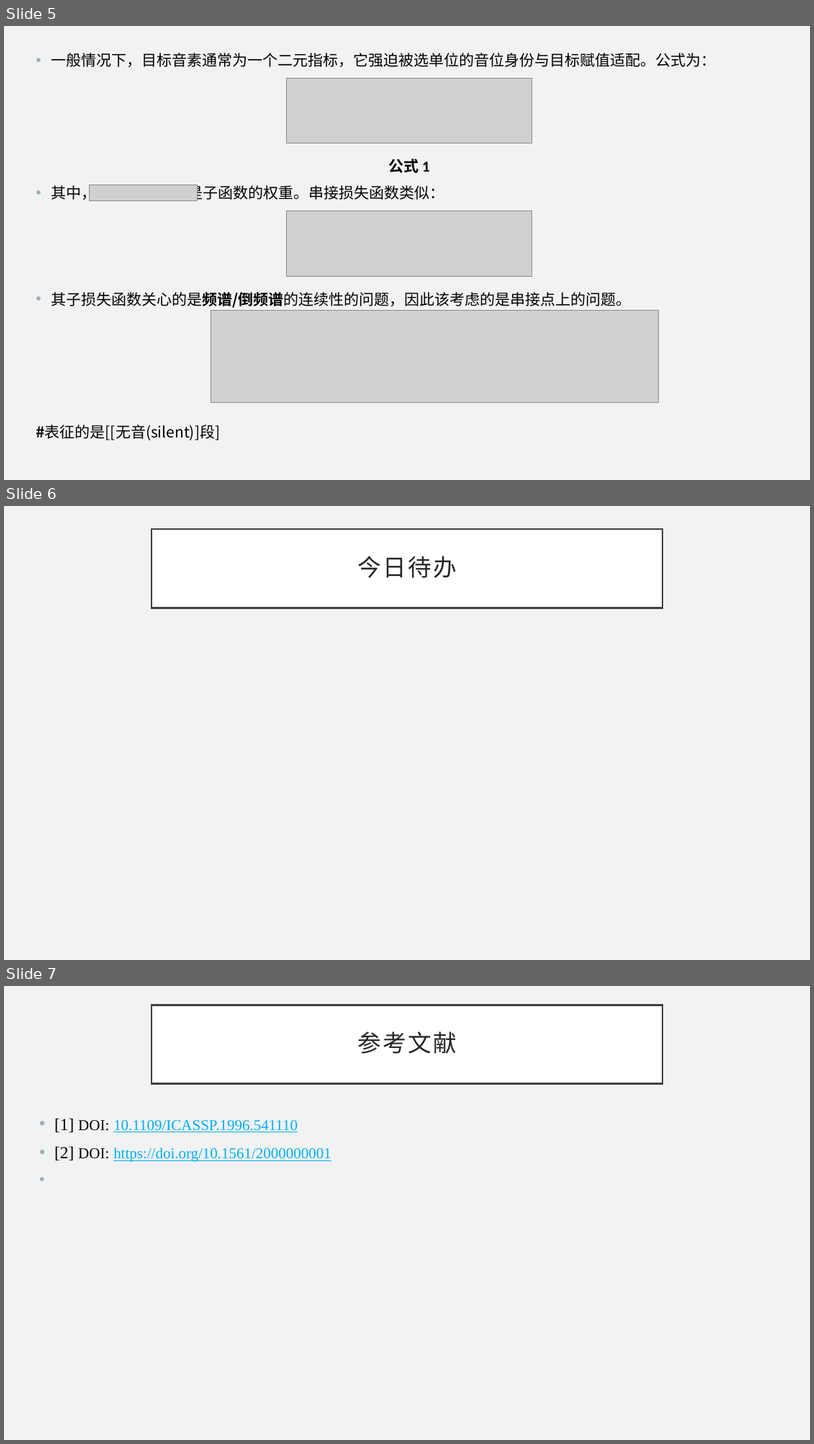
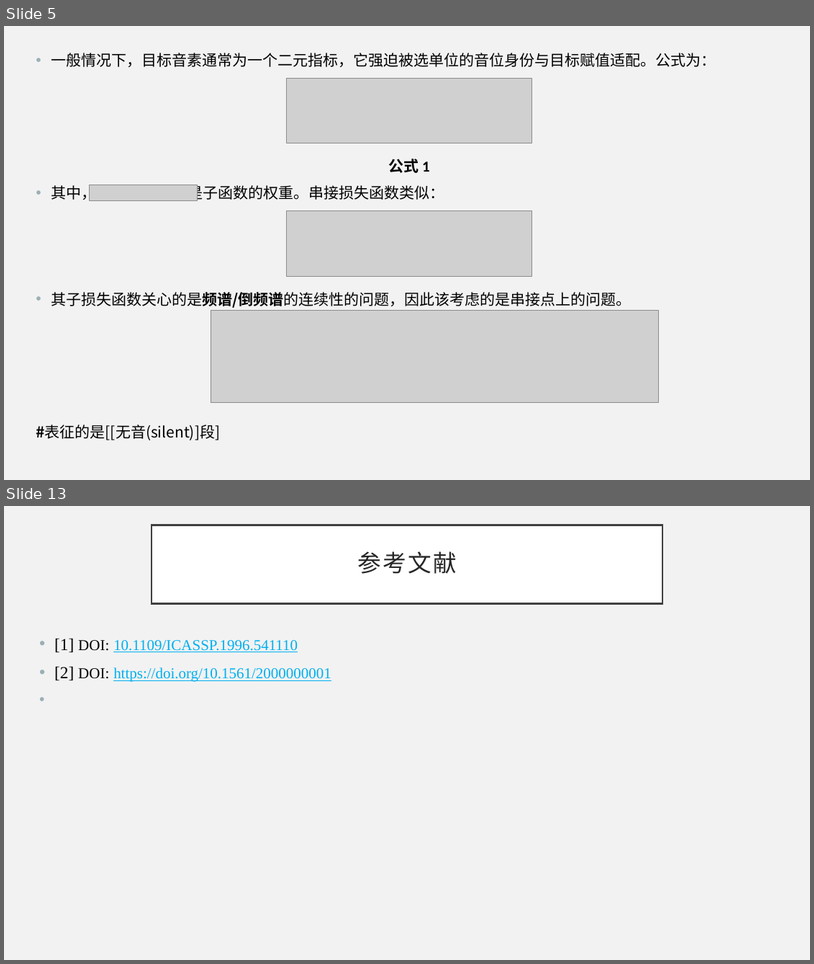
Before and after one commit to HGMT96/my-materials, a slide deck: 语音处理/TTS入门2.pptx. Shown one above the other, each under a label of ours: slides 5, 6 and 7 before the commit, slides 5 and 13 after it; the slides between them are not shown. The pictures are 814x1444 and 814x964 pixels, drawn with LibreOffice and Linux fonts; fonts in the diff are those of the drawing; grey boxes stand for pictures. Boxes give left, top, right and bottom in pixels: in the first picture for what was removed or moved away, otherwise in the second. Text is boxed around its words. In the diff, an @@ line names an element or a change of style, - is before the commit and + after.

```diff
--- a/语音处理/TTS入门2.pptx
+++ b/语音处理/TTS入门2.pptx
@@ slide 6 removed at (4,506,810,960), background #F2F2F2 @@
@@ title removed at (152,529,663,608) @@
-今日待办
@@ what was slide 7 is now slide 13 @@
```
Also in this commit, not shown: 7 slides added.
